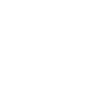
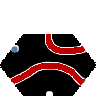
Two versions of the same layered image (96px x 96px). Layer-by-layer changes:
showed "se-sw-Kopie" over (x1=10, y1=62, x2=86, y2=86)
showed "se-sw" over (x1=10, y1=62, x2=86, y2=86)
showed "n-ne-Kopie" over (x1=45, y1=34, x2=86, y2=55)
showed "n-ne" over (x1=45, y1=34, x2=86, y2=55)
showed "background", painted on it over (x1=0, y1=34, x2=96, y2=96)
